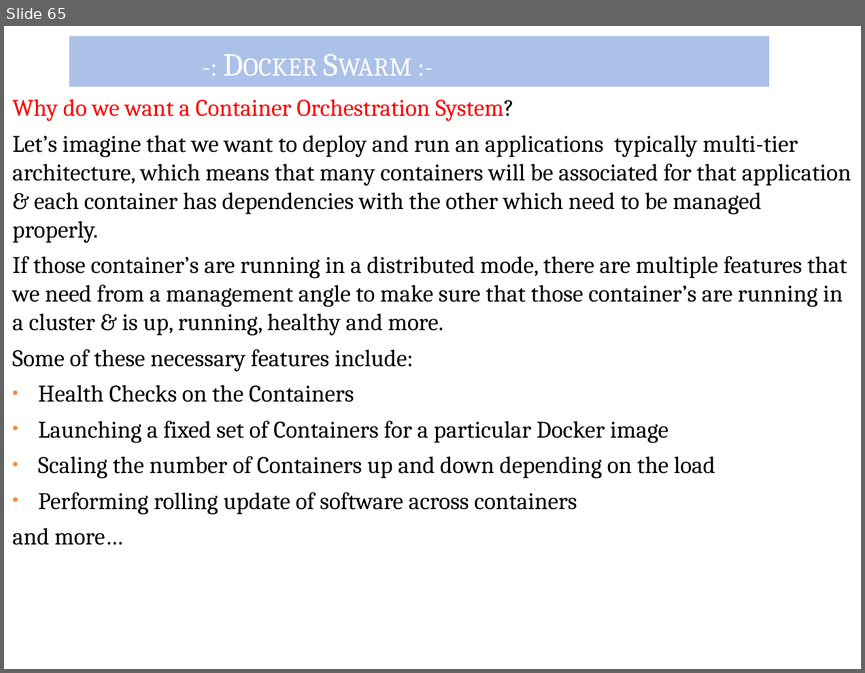
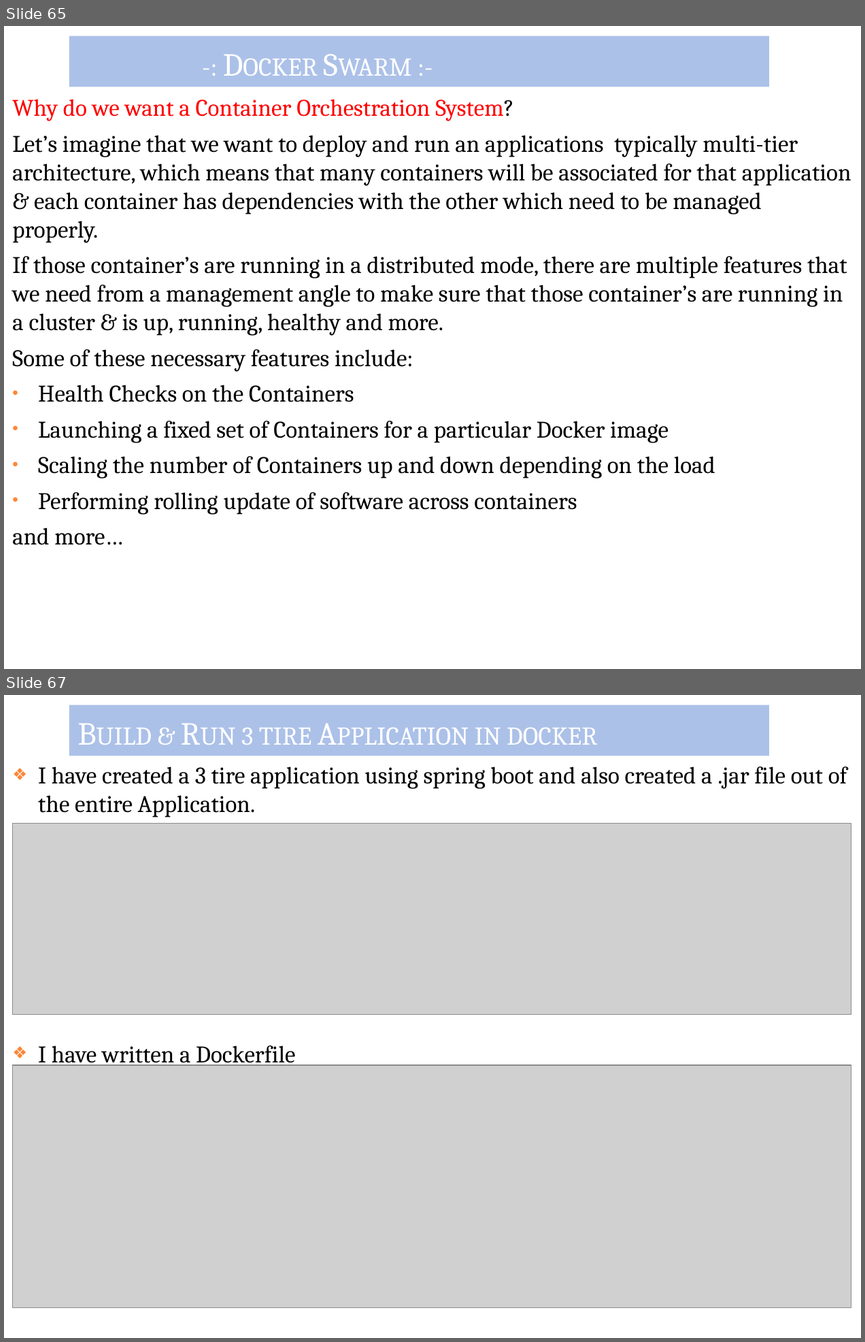
Before and after one commit to dsaha-84/Opern-Training-Modules, a slide deck: 4.DOCKER.pptx. Shown one above the other, each under a label of ours: slide 65 before the commit, slides 65 and 67 after it; the slides between them are not shown. The pictures are 865x673 and 865x1342 pixels, drawn with LibreOffice and Linux fonts; fonts in the diff are those of the drawing; grey boxes stand for pictures. Boxes give left, top, right and bottom in pixels: in the first picture for what was removed or moved away, otherwise in the second. Text is boxed around its words. In the diff, an @@ line names an element or a change of style, - is before the commit and + after.

```diff
--- a/4.DOCKER.pptx
+++ b/4.DOCKER.pptx
@@ slide 67 added at [4,695,861,1338], background #FFFFFF @@
@@ title added at [69,705,769,756], fill #ACC1E8, 27 pt, text #FFFFFF, small capitals @@
+Build & Run 3 tire Application in docker
@@ text added at [38,766,847,1068], 20 pt, text #000000 @@
+❖ I have created a 3 tire application using spring boot and also created a .jar file out of the entire Application.
+❖ I have written a Dockerfile
@@ picture added at [13,824,851,1015] @@
@@ picture added at [13,1065,851,1308] @@
```
Also in this commit, not shown: 1 slide changed, 7 other slides added, 2 slides removed.
